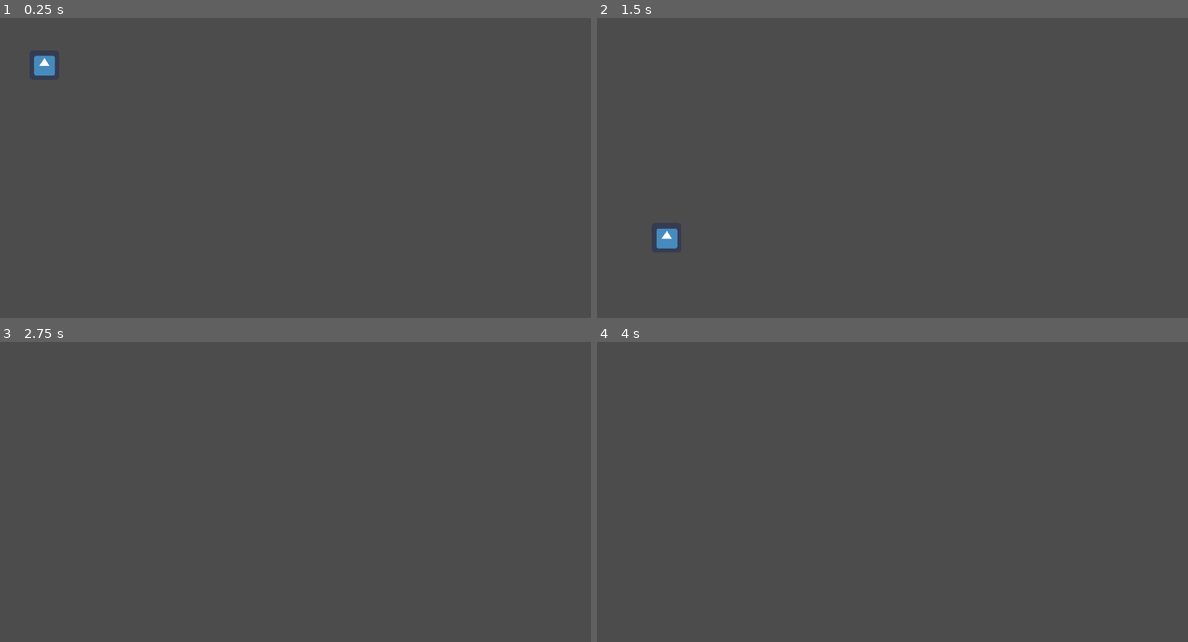
Above: before the commit, frames 1-4 (two rows, left to right).
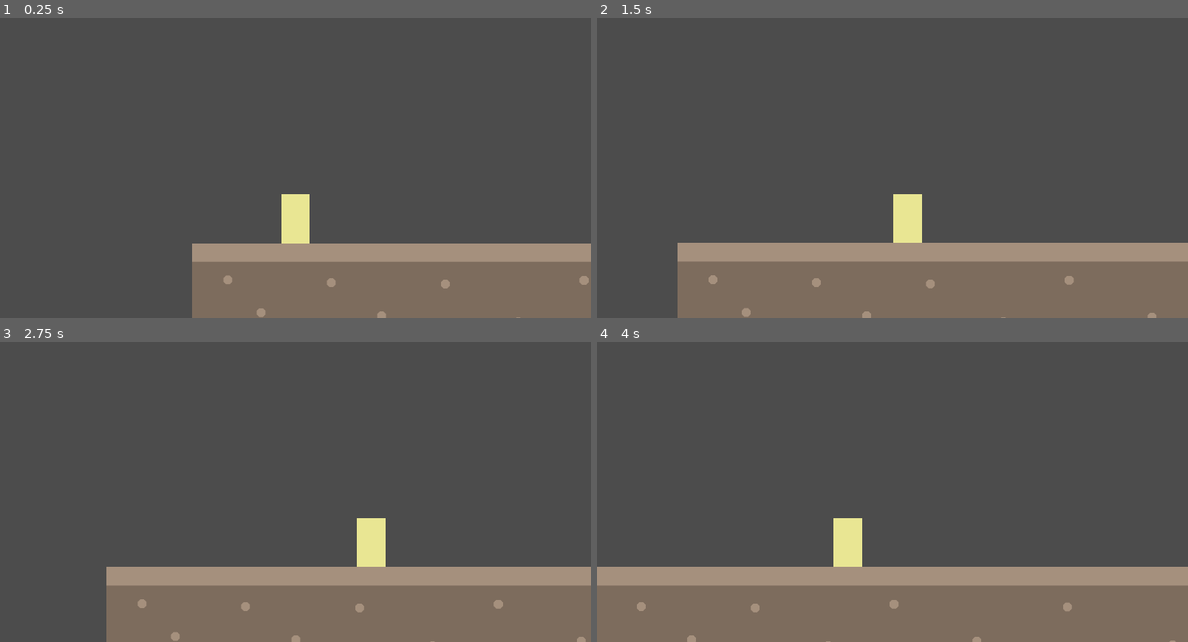
Above: after the commit, the same moments.

Repository: Cowa/Garden-Symphony
Game: Godot game, scene res://scenes/world/World.tscn
Same seed, same stepped clock (60 frames per second), same inputs: the game is played once before the commit and once after it. Before the commit the project has no main scene; this scene is started directly in both runs. The engine's default icon, where the game draws it, is replaced by a stand-in: a white triangle on a blue panel in a dark square.
Inputs:
- Up to frame 1 (0.25 s): no input
- Up to frame 2 (1.5 s): hold Right (ui_right) 0.53-1.28 s; hold Left (ui_left) from 1.28 s (still down)
- Up to frame 3 (2.75 s): release Left (ui_left) at 2.03 s; hold Right (ui_right) from 2.03 s (still down)
- Up to frame 4 (4 s): release Right (ui_right) at 3.53 s; hold Left (ui_left) from 3.53 s (still down)

The runs differ from the first frame. In frame 1, 18% of the frame differs, in the area x 5-100%, y 12-100%; in frame 2, 23%; in frame 3, 21%; in frame 4, 26%, in the area x 0-100%, y 58-100%.

Commit message:
Basic player movement + camera

Diff:
--- a/project.godot
+++ b/project.godot
@@ -11,6 +11,7 @@
 [application]
 
 config/name="ldjam41"
+run/main_scene="res://scenes/world/World.tscn"
 config/icon="res://icon.png"
 
 [display]
--- a/scenes/player/Player.tscn
+++ b/scenes/player/Player.tscn
@@ -1,14 +1,14 @@
 [gd_scene load_steps=4 format=2]
 
 [ext_resource path="res://scripts/player/Player.gd" type="Script" id=1]
-[ext_resource path="res://icon.png" type="Texture" id=2]
+[ext_resource path="res://assets/player/player.png" type="Texture" id=2]
 
 [sub_resource type="RectangleShape2D" id=1]
 
 custom_solver_bias = 0.0
-extents = Vector2( 29.7011, 28.3331 )
+extents = Vector2( 24, 55.3019 )
 
-[node name="Player" type="KinematicBody2D"]
+[node name="Player" type="KinematicBody2D" index="0"]
 
 position = Vector2( 96, 96 )
 input_pickable = false
@@ -16,9 +16,6 @@
 collision_mask = 1
 collision/safe_margin = 0.08
 script = ExtResource( 1 )
-__meta__ = {
-"_edit_group_": true
-}
 
 [node name="Sprite" type="Sprite" parent="." index="0"]
 
@@ -26,4 +23,36 @@
 
 [node name="CollisionShape" type="CollisionShape2D" parent="." index="1"]
 
+position = Vector2( -0.21463, -0.0351791 )
+scale = Vector2( 1, 0.993368 )
 shape = SubResource( 1 )
+
+[node name="Camera" type="Camera2D" parent="." index="2"]
+
+offset = Vector2( 0, -110 )
+anchor_mode = 1
+rotating = false
+current = true
+zoom = Vector2( 1, 1 )
+limit_left = -10000000
+limit_top = -10000000
+limit_right = 10000000
+limit_bottom = 10000000
+limit_smoothed = false
+drag_margin_h_enabled = true
+drag_margin_v_enabled = true
+smoothing_enabled = true
+smoothing_speed = 10.0
+offset_v = 0.0
+offset_h = 0.0
+drag_margin_left = 0.2
+drag_margin_top = 0.2
+drag_margin_right = 0.2
+drag_margin_bottom = 0.2
+editor_draw_screen = true
+editor_draw_limits = false
+editor_draw_drag_margin = false
+_sections_unfolded = [ "Limit", "Smoothing" ]
+__meta__ = {
+"_edit_lock_": true
+}
--- a/scenes/world/World.tscn
+++ b/scenes/world/World.tscn
@@ -1,23 +1,34 @@
-[gd_scene load_steps=3 format=2]
+[gd_scene load_steps=5 format=2]
 
 [ext_resource path="res://scenes/player/Player.tscn" type="PackedScene" id=1]
+[ext_resource path="res://assets/world/ground.png" type="Texture" id=2]
 
 [sub_resource type="RectangleShape2D" id=1]
 
 custom_solver_bias = 0.0
-extents = Vector2( 10, 10 )
+extents = Vector2( 1280, 96 )
 
-[node name="World" type="Node" index="0"]
+[sub_resource type="RectangleShape2D" id=2]
+
+custom_solver_bias = 0.0
+extents = Vector2( 32, 288 )
+
+[node name="World" type="Node"]
 
 [node name="Player" parent="." index="0" instance=ExtResource( 1 )]
 
-[node name="Ground" type="Node" parent="." index="1"]
+position = Vector2( 224, 448 )
+
+[node name="Ground" type="Node2D" parent="." index="1"]
+
+position = Vector2( 1280, 640 )
 
 [node name="Sprite" type="Sprite" parent="Ground" index="0"]
 
+texture = ExtResource( 2 )
+
 [node name="StaticBody" type="StaticBody2D" parent="Ground" index="1"]
 
-editor/display_folded = true
 input_pickable = false
 collision_layer = 1
 collision_mask = 1
@@ -55,3 +66,43 @@
 mouse_default_cursor_shape = 0
 size_flags_horizontal = 1
 size_flags_vertical = 1
+
+[node name="Bounds" type="Node2D" parent="." index="3"]
+
+[node name="StaticBodyLeft" type="StaticBody2D" parent="Bounds" index="0"]
+
+position = Vector2( -32, 64 )
+input_pickable = false
+collision_layer = 1
+collision_mask = 1
+constant_linear_velocity = Vector2( 0, 0 )
+constant_angular_velocity = 0.0
+friction = 1.0
+bounce = 0.0
+__meta__ = {
+"_edit_group_": true
+}
+
+[node name="CollisionShape" type="CollisionShape2D" parent="Bounds/StaticBodyLeft" index="0"]
+
+position = Vector2( 0, 224 )
+shape = SubResource( 2 )
+
+[node name="StaticBodyRight" type="StaticBody2D" parent="Bounds" index="1"]
+
+position = Vector2( 2592, 64 )
+input_pickable = false
+collision_layer = 1
+collision_mask = 1
+constant_linear_velocity = Vector2( 0, 0 )
+constant_angular_velocity = 0.0
+friction = 1.0
+bounce = 0.0
+__meta__ = {
+"_edit_group_": true
+}
+
+[node name="CollisionShape" type="CollisionShape2D" parent="Bounds/StaticBodyRight" index="0"]
+
+position = Vector2( 0, 224 )
+shape = SubResource( 2 )
--- a/scripts/player/Player.gd
+++ b/scripts/player/Player.gd
@@ -2,6 +2,7 @@
 
 var motion = Vector2(0, 0)
 const GRAVITY = 10
+const SPEED = 500
 
 func _ready():
 	# Called every time the node is added to the scene.
@@ -12,9 +13,9 @@
 	motion.y = 300
 
 	if Input.is_action_pressed("ui_right"):
-		motion.x = 100
+		motion.x = SPEED
 	elif Input.is_action_pressed("ui_left"):
-		motion.x = -100
+		motion.x = -SPEED
 	else:
 		motion.x = 0
 
Binary file added: assets/player/player.png
Not shown, added: assets/player/player.png.import
Binary file added: assets/world/ground.png
Not shown, added: assets/world/ground.png.import
Not shown, added: assets/world/world.xcf
